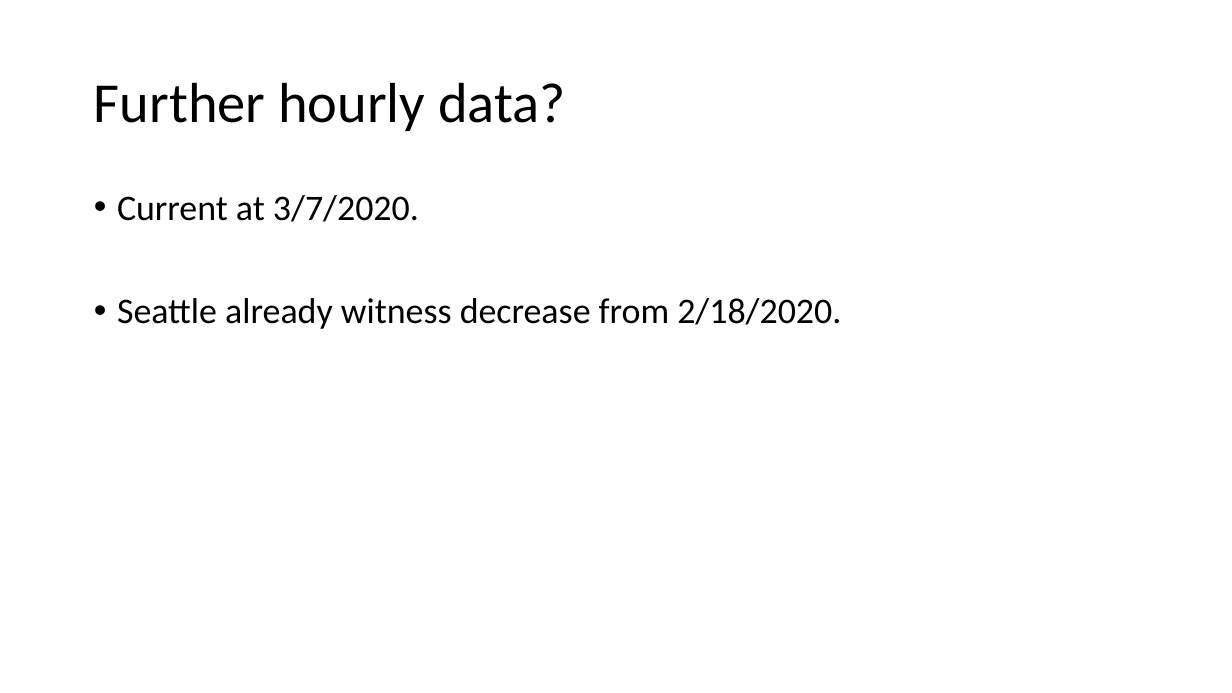
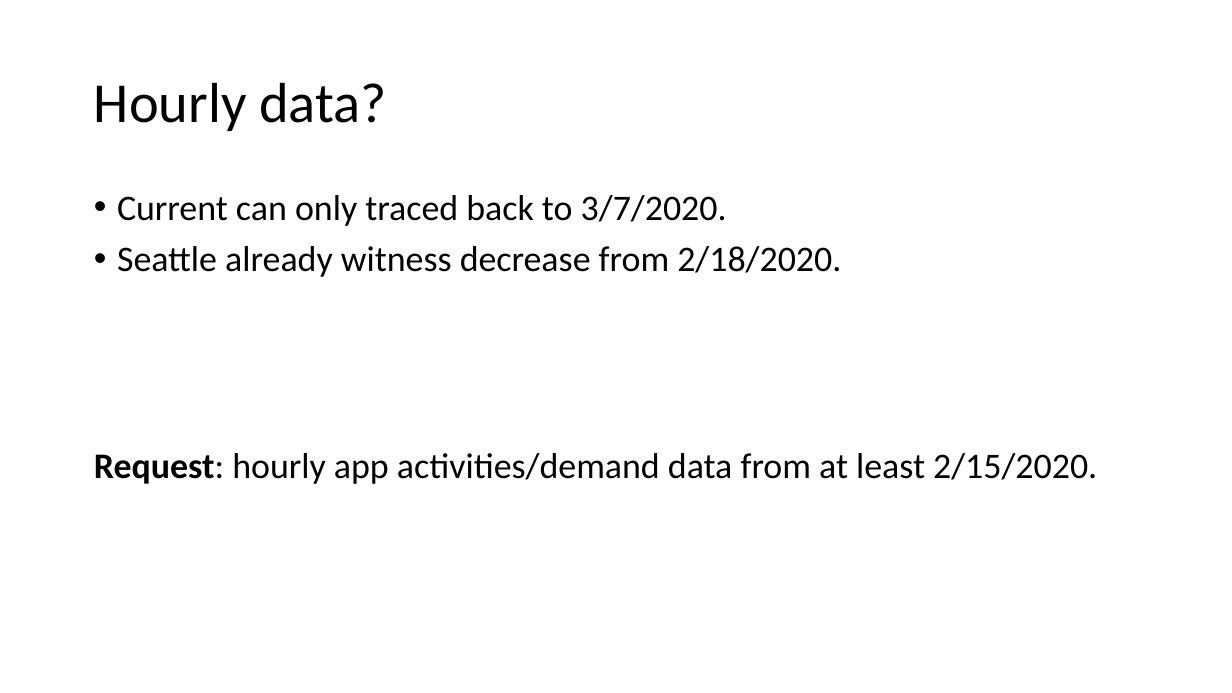
Before and after one commit to luyuliu/COVID-Transit-Demand, a slide deck: slide 11 of doc/pre_results.pptx. Drawn at 1232x693 pixels with LibreOffice and Linux fonts; fonts in the diff are those of the drawing. Boxes give left, top, right and bottom in pixels: in the first picture for what was removed or moved away, otherwise in the second. Text is boxed around its words. In the diff, an @@ line names an element or a change of style, - is before the commit and + after.

```diff
--- a/doc/pre_results.pptx
+++ b/doc/pre_results.pptx
@@ title at (94,82,387,131): text changed @@
-Further hourly data?
+Hourly data?
@@ text at (117,195,727,226): text changed @@
-• Current at 3/7/2020.
+• Current can only traced back to 3/7/2020.
@@ text at (94,453,1097,484): paragraph added @@
+Request: hourly app activities/demand data from at least 2/15/2020.
```
Also in this commit, not shown: 10 other slides changed, 1 slide added, 1 slide removed, 4 other files.
